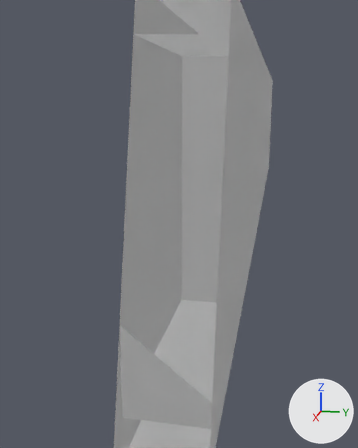
One commit to the COLLADA model app/01_Unity/Assets/Meshes/Props/P_ScoreboardTiles_H-4-Export_.dae: the scene before it, then after it.
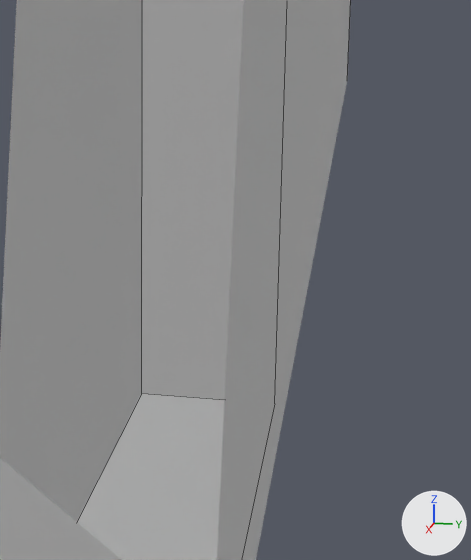
There are two pictures of each version: one from a 50 mm lens placed at (0.29, 0.049, 0.062), pointed at (0.004, -0.008, -0.01), one close up on the part from 34% to 90% of the width and 30% to 83% of the height. Arrows for +X, +Y and +Z are at lower right; the lights stay in place. The close-ups show mesh edges as thin lines. Everything nearer to the camera than a plane just in front of the edit is cut away.

The scene before the commit, as lines of its bpy script (objects in view):
```python
me_geometries_13 = bpy.data.meshes.new('geometries_13')
me_geometries_13.from_pydata(...)  # a box spanning x -1.14..1.14, y -0.02..0.02, z -0.12..0.12
me_geometries_13.materials.append(mat_materiallibrary_scoreboard_element_mat)  # its picture is missing
me_geometries_9 = bpy.data.meshes.new('geometries_9')
me_geometries_9.from_pydata(...)  # a box spanning x -0.079..0.079, y -0.023..0.023, z -0.094..0.094
me_geometries_9.materials.append(mat_materiallibrary_scoreboard_element_mat)  # its picture is missing
ob_mesh_x_inn9 = bpy.data.objects.new('Mesh_X_inn9', me_geometries_9)
ob_mesh_x_inn9.location = (0.0, 0.0, 0.0)
ob_mesh_x_statewaiting = bpy.data.objects.new('Mesh_X_stateWaiting', me_geometries_13)
ob_mesh_x_statewaiting.location = (0.0, 0.0, 0.0)
```
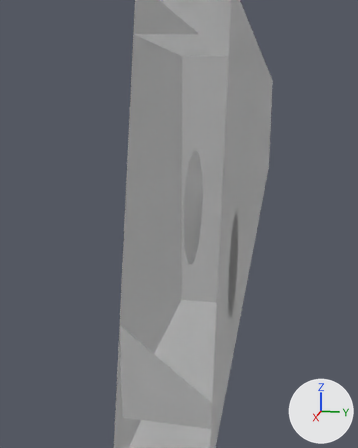
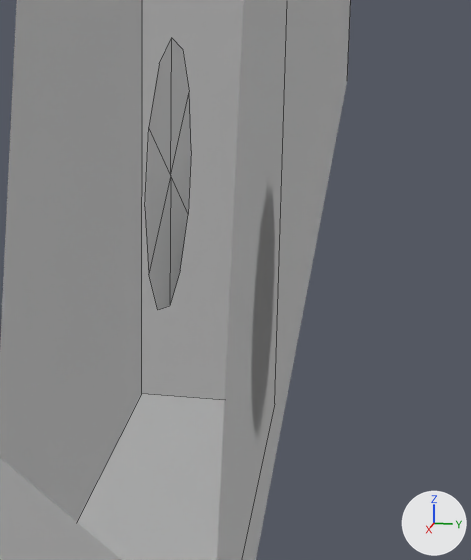
Location of each change, (x1, y1, x2, y2) in pixels of the close-ups (471 x 560 px):
'Mesh_X_outMarker', added: after (145, 38, 191, 310)
'Mesh_X_inn4', unchanged, uncovered by the edit: after (0, 0, 233, 560)

The change, as a diff of the scene's bpy script:
```diff
--- a/app/01_Unity/Assets/Meshes/Props/P_ScoreboardTiles_H-4-Export_.dae.py
+++ b/app/01_Unity/Assets/Meshes/Props/P_ScoreboardTiles_H-4-Export_.dae.py
@@ me_geometries_14 @@
+me_geometries_14.from_pydata([(0.0352, 0.0, 0.0), (0.0176, 0.0, 0.0304), (-0.0176, 0.0, 0.0304), (-0.0176, 0.0, -0.0304), (-0.0352, 0.0, 0.0), (0.0176, 0.0, -0.0304), (-0.0303, 0.0, -0.0175), (0.0, 0.0, 0.0), (0.0303, 0.0, 0.0175), (0.0, 0.0, 0.035), (0.0, 0.0, -0.035), (-0.0303, 0.0, 0.0175), (0.0303, 0.0, -0.0175)], [], [(6, 7, 11, 4), (0, 8, 7, 12), (3, 10, 7, 6), (1, 9, 7, 8), (2, 11, 7, 9), (5, 12, 7, 10)])
+me_geometries_14.materials.append(mat_materiallibrary_scoreboard_element_mat)  # its picture is missing
@@ ob_mesh_x_outmarker @@
+ob_mesh_x_outmarker = bpy.data.objects.new('Mesh_X_outMarker', me_geometries_14)
+ob_mesh_x_outmarker.location = (0.0, 0.0, 0.0)
```
